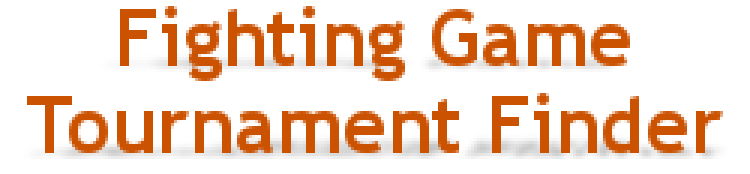
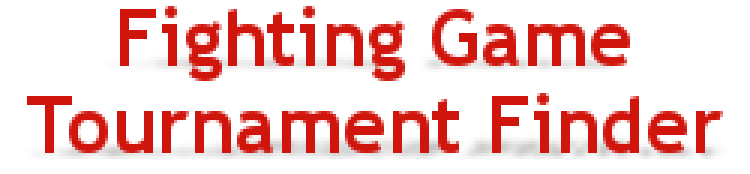
Comparing the layer stacks of the two 750px x 174px images. Changes:
added layer "Fighting Game #1" above "Fighting Game" over [120, 6, 630, 81]
hid "Fighting Game" over [120, 6, 630, 81]
painted on "..." over [27, 93, 723, 153]
